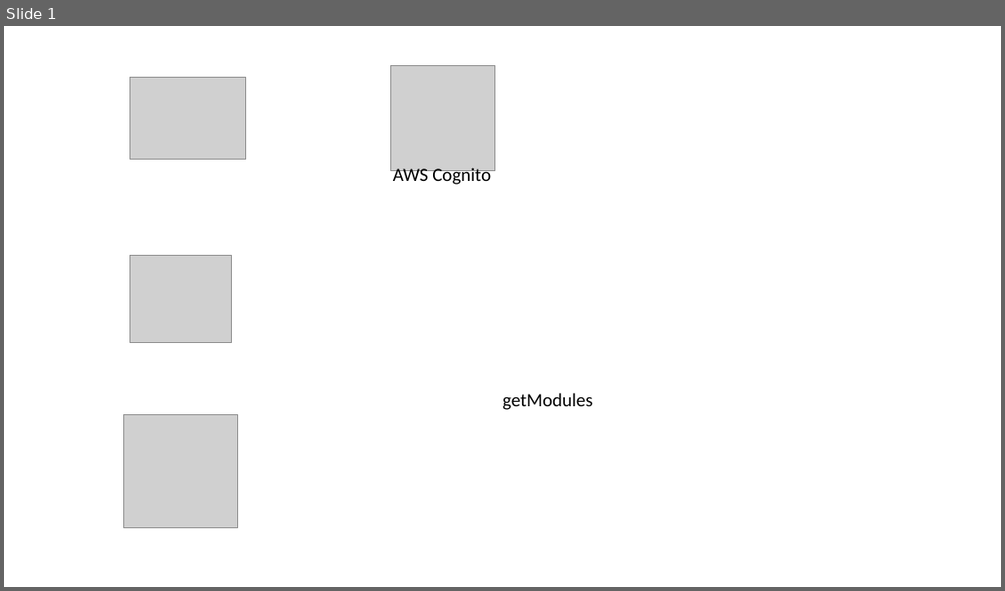
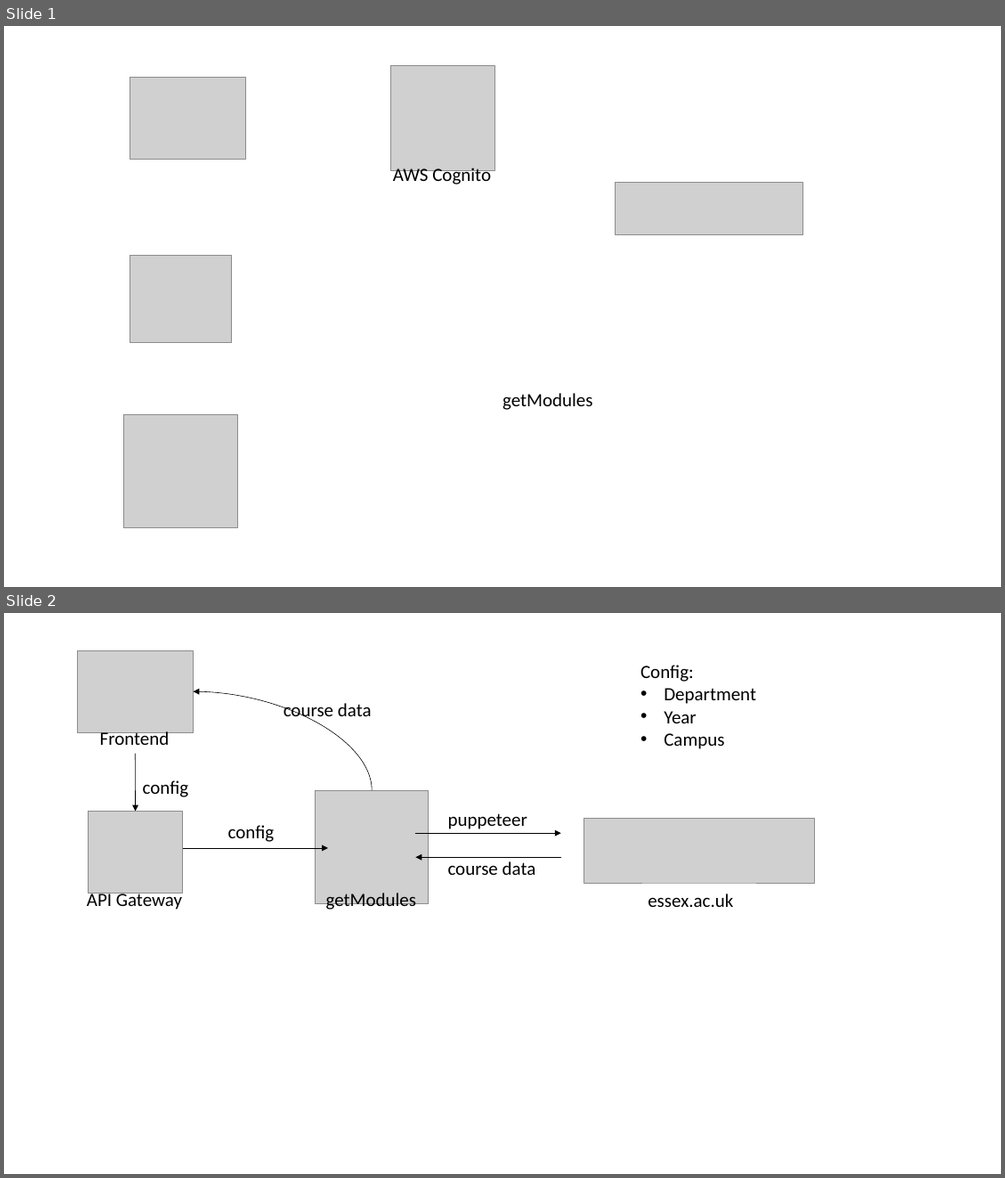
Before and after one commit to werzl/EGT, a slide deck: documents/egt-get-modules-architecture.pptx. Shown one above the other, each under a label of ours: slide 1 before the commit, slides 1 and 2 after it. The pictures are 1005x591 and 1005x1178 pixels, drawn with LibreOffice and Linux fonts; fonts in the diff are those of the drawing; grey boxes stand for pictures. Boxes give left, top, right and bottom in pixels: in the first picture for what was removed or moved away, otherwise in the second. Text is boxed around its words. In the diff, an @@ line names an element or a change of style, - is before the commit and + after.

Commit message:
getModules architecture diagram

```diff
--- a/documents/egt-get-modules-architecture.pptx
+++ b/documents/egt-get-modules-architecture.pptx
@@ slide 2 added at [4, 613, 1001, 1174], background #FFFFFF @@
@@ picture added at [77, 650, 194, 732] @@
@@ text added at [640, 665, 756, 749], 18 pt, text #000000 @@
+Config:
+• Department
+• Year
+• Campus
@@ curved arrow added from (372, 790) to (194, 691), #000000 0.5 pt @@
@@ text added at [283, 703, 372, 722], 18 pt, text #000000 @@
+course data
@@ text added at [100, 730, 170, 745], 18 pt, text #000000 @@
+Frontend
@@ arrow added from (135, 754) to (136, 811), #000000 0.5 pt @@
@@ text added at [143, 780, 189, 797], 18 pt, text #000000 @@
+config
@@ picture added at [316, 790, 429, 904] @@
@@ picture added at [88, 811, 182, 893] @@
@@ text added at [228, 825, 275, 842], 18 pt, text #000000 @@
+config
@@ text added at [448, 813, 527, 829], 18 pt, text #000000 @@
+puppeteer
@@ picture added at [583, 818, 815, 883] @@
@@ arrow added from (183, 848) to (328, 848), #000000 0.5 pt @@
@@ arrow added from (416, 833) to (561, 833), #000000 0.5 pt @@
@@ arrow added from (561, 857) to (416, 857), #000000 0.5 pt @@
@@ text added at [448, 861, 536, 875], 18 pt, text #000000 @@
+course data
@@ text added at [87, 891, 182, 909], 18 pt, text #000000 @@
+API Gateway
@@ text added at [326, 892, 417, 912], 18 pt, text #000000 @@
+getModules
@@ text added at [647, 893, 733, 907], 18 pt, text #000000 @@
+essex.ac.uk
@@ slide 1 changed as well @@
@@ picture added at [615, 183, 803, 235] @@
```
Also in this commit, not shown: 1 other file.
